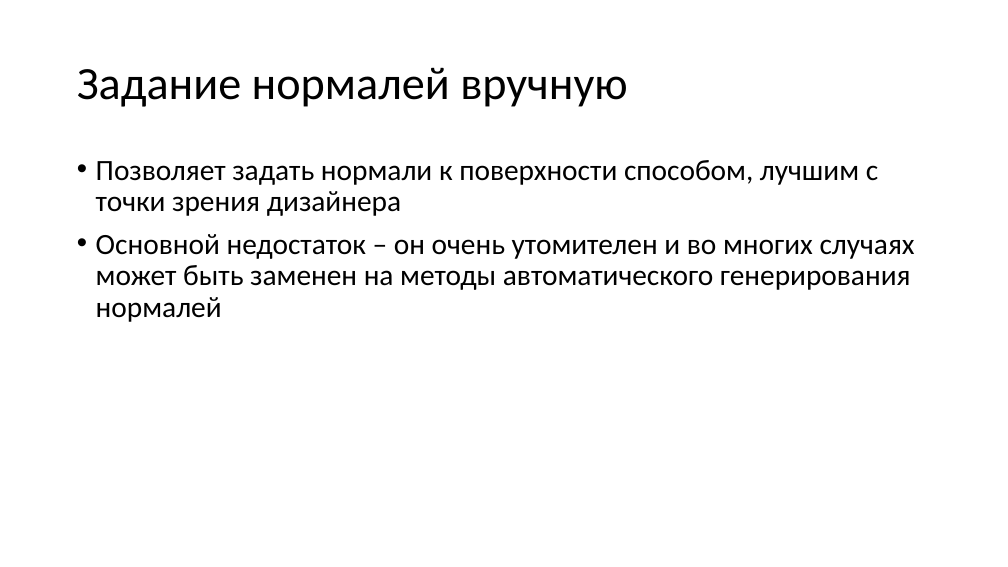
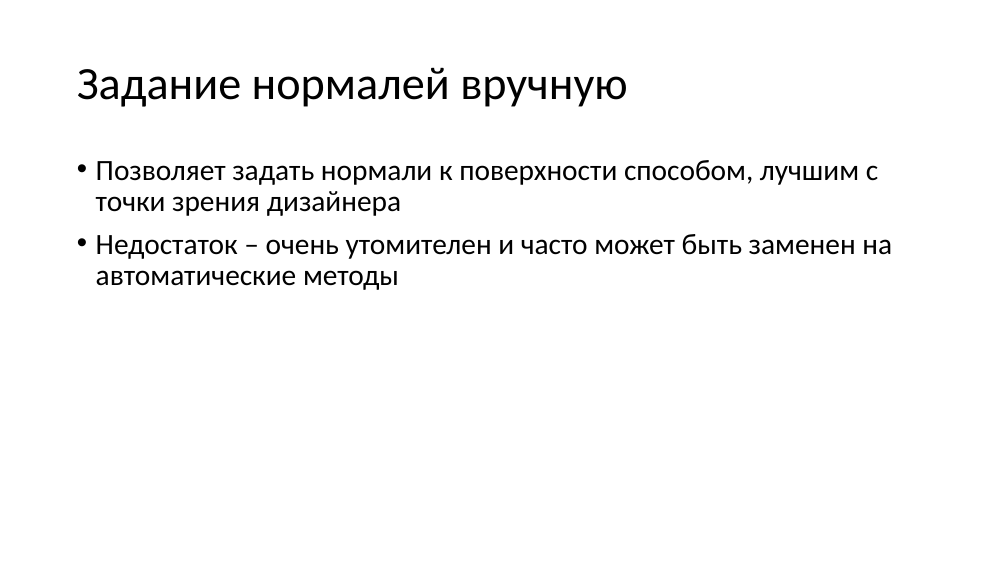
Before and after one commit to alexey-malov/cg-course, a slide deck: slide 23 of lectures/04 - Визуализация трехмерных объектов.pptx (slide 24 before the commit). Drawn at 1008x567 pixels with LibreOffice and Linux fonts; fonts in the diff are those of the drawing. Boxes give left, top, right and bottom in pixels: in the first picture for what was removed or moved away, otherwise in the second. Text is boxed around its words. In the diff, an @@ line names an element or a change of style, - is before the commit and + after.

```diff
--- a/lectures/04 - Визуализация трехмерных объектов.pptx
+++ b/lectures/04 - Визуализация трехмерных объектов.pptx
@@ text at (x1=96, y1=234, x2=892, y2=290): text changed @@
-• Основной недостаток – он очень утомителен и во многих случаях может быть заменен на методы автоматического генерирования нормалей
+• Недостаток – очень утомителен и часто может быть заменен на автоматические методы
```
Also in this commit, not shown: 10 other slides changed, 1 slide added, 1 slide removed.
